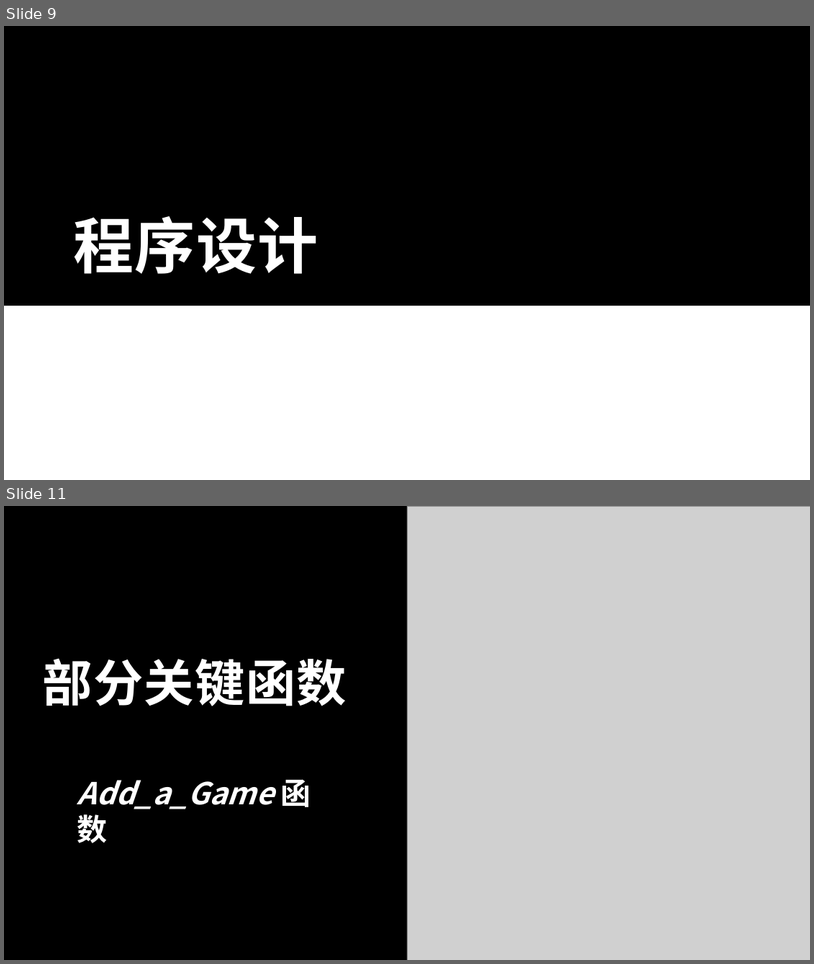
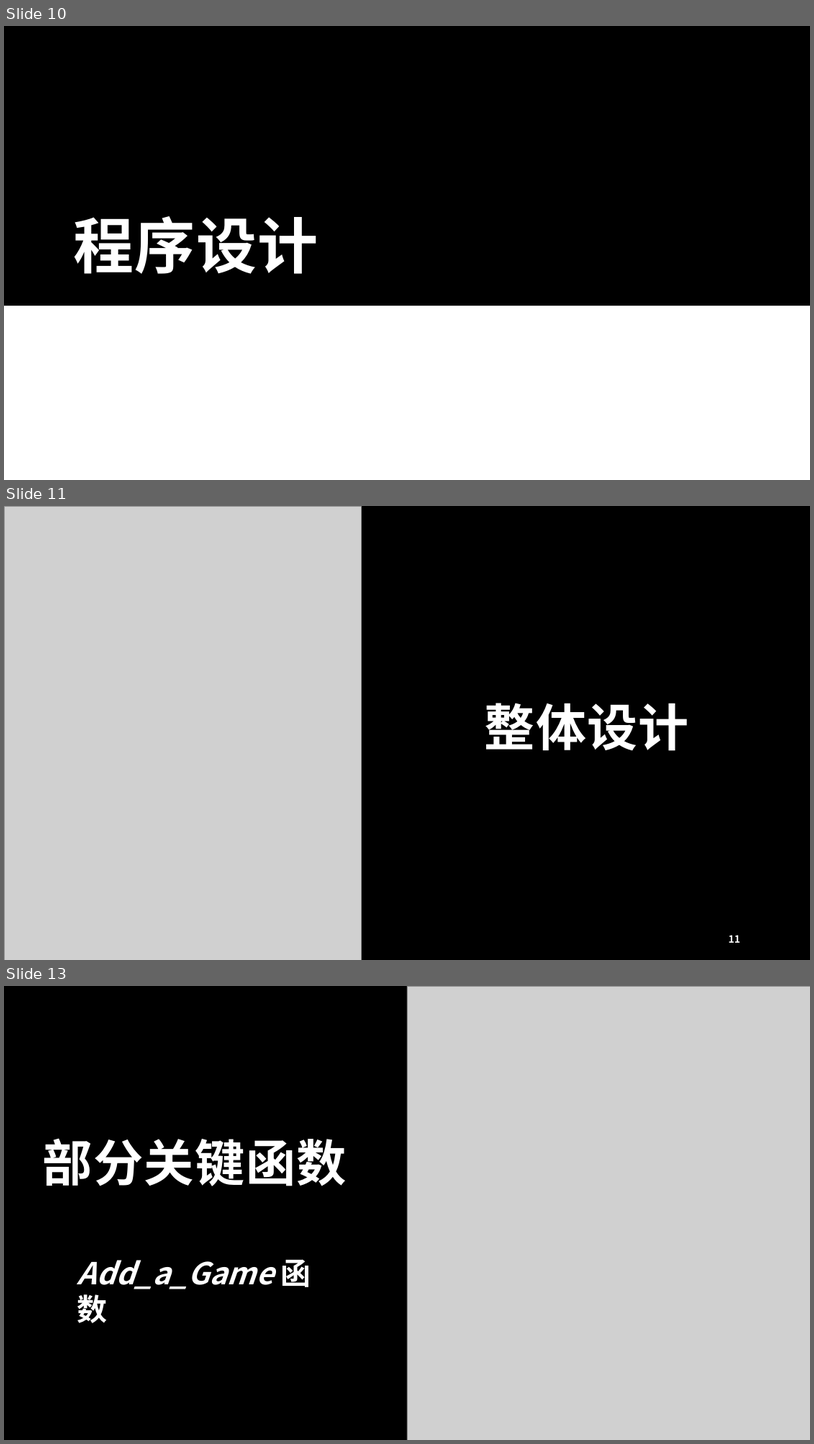
Before and after one commit to thenobody996/C-Project, a slide deck: 项目文档/PBLF项目.pptx. Shown one above the other, each under a label of ours: slides 9 and 11 before the commit, slides 10, 11 and 13 after it; the slides between them are not shown. The pictures are 814x964 and 814x1444 pixels, drawn with LibreOffice and Linux fonts; fonts in the diff are those of the drawing; grey boxes stand for pictures. Boxes give left, top, right and bottom in pixels: in the first picture for what was removed or moved away, otherwise in the second. Text is boxed around its words. In the diff, an @@ line names an element or a change of style, - is before the commit and + after.

```diff
--- a/项目文档/PBLF项目.pptx
+++ b/项目文档/PBLF项目.pptx
@@ slide 11 added at [4,506,810,960], background #808080 @@
@@ picture added at [4,506,362,960] @@
@@ rectangle added at [358,506,810,960], fill #000000 @@
@@ title added at [485,703,689,751], 60 pt, text #FFFFFF, bold @@
+整体设计
@@ page number added at [729,934,741,942], 12 pt, text #FFFFFF, bold @@
+11
@@ what was slide 9 is now slide 10 @@
@@ what was slide 11 is now slide 13 @@
```
Also in this commit, not shown: 1 slide changed, 10 other slides added, 4 slides removed.
